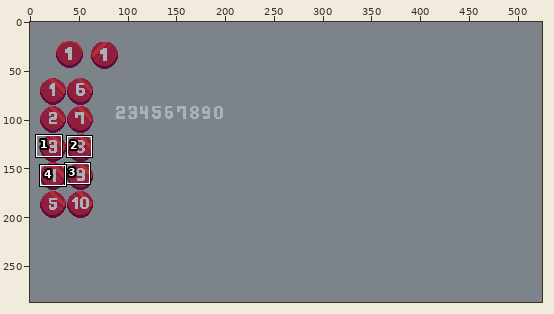
Two versions of one pixel-art file, arte/botao.aseprite. Above, an overview of the earlier version with the close-up marked.
Close-up. The starting point:
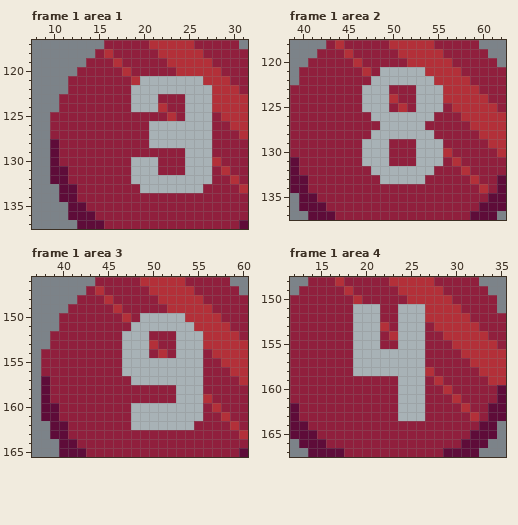
525x287 pixels, 2 frames. Shown: frame 1 area 1: x 8..31, y 117..137; frame 1 area 2: x 39..62, y 118..137; frame 1 area 3: x 37..60, y 146..165; frame 1 area 4: x 12..35, y 148..167. The commit also changed other frames or places, which this record leaves out.
And afterwards:
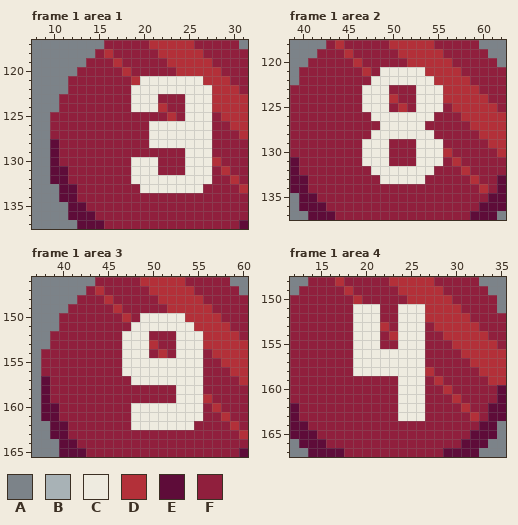
Palette (. is transparent): A #7c8389  B #a8b2b6  C #eeebe0  D #b33039  E #5e0c39  F #901f3d
Changes in this commit:
Frame 1 area 1, layer "numero":
Colour B gives way to colour C in row 121 at x 20 to 26; in row 122 at x 19 to 27; in rows 123 to 124 at x 19 to 21 and 25 to 27; in row 125 at x 25 to 27; in rows 126 to 128 at x 21 to 27; in row 129 at x 25 to 27.
Colour B gives way to colour C in rows 130 to 131 at x 19 to 21 and 25 to 27; in row 132 at x 19 to 27; in row 133 at x 20 to 26.
Frame 1 area 2, layer "numero":
Colour B gives way to colour C in row 121 at x 49 to 53; in row 122 at x 48 to 54; in rows 123 to 125 at x 47 to 49 and 53 to 55; in row 126 at x 48 to 54; in row 127 at x 49 to 53; in row 128 at x 48 to 54.
Colour B gives way to colour C in rows 129 to 131 at x 47 to 49 and 53 to 55; in row 132 at x 48 to 54; in row 133 at x 49 to 53.
Frame 1 area 3, layer "numero":
Colour B gives way to colour C in row 150 at x 49 to 53; in row 151 at x 48 to 54; in rows 152 to 154 at x 47 to 49 and 53 to 55; in rows 155 to 156 at x 47 to 55; in row 157 at x 48 to 55; in rows 158 to 159 at x 53 to 55.
Colour B gives way to colour C in rows 160 to 161 at x 48 to 55; in row 162 at x 48 to 54.
Frame 1 area 4, layer "numero":
Colour B gives way to colour C in rows 151 to 155 at x 19 to 21 and 24 to 26; in rows 156 to 158 at x 19 to 26; in rows 159 to 163 at x 24 to 26.
